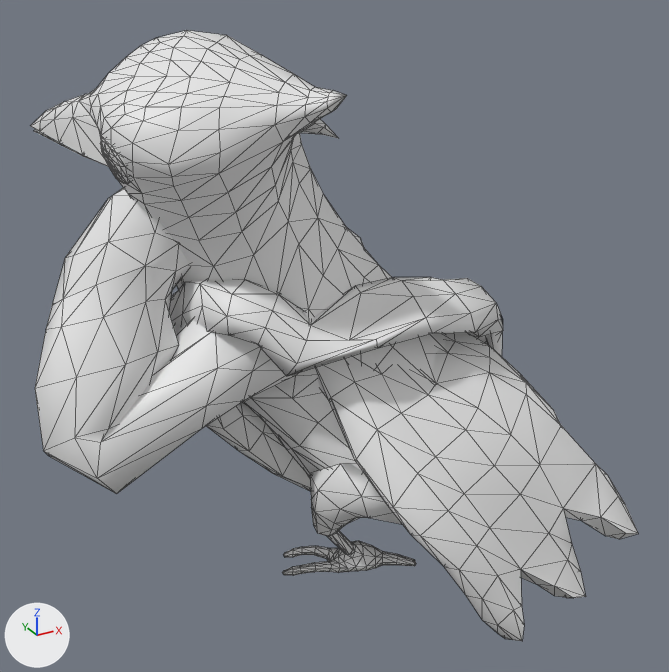
The FBX model ContentResources/Mesh/Animator/Hall_Crow_3/Hall_Crow_3_MESH.FBX: old version first, new version second.
One viewpoint serves both versions: a 50 mm camera at (-0.00705, -0.01124, 0.00941) aimed at (-0.00062, 0.00045, 0.00357). The axes (+X, +Y, +Z) are drawn at lower left. The lights are the same throughout. Mesh edges are drawn as thin lines. Materials are left out; every surface is plain grey. Where no turn or scale is listed for an object, it has been applied to the vertices. Vertices at the same position are counted once.

The first picture shows 'Hall_Crow_3_Stretch'.
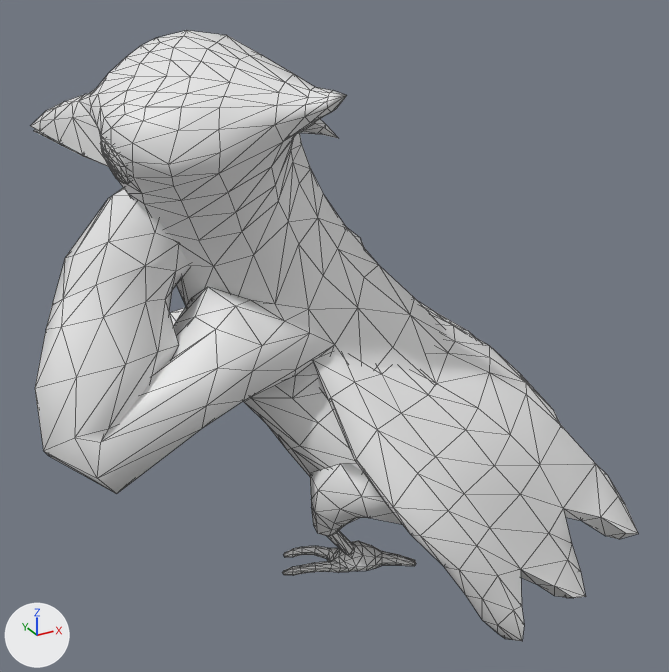
The newer file is also rescaled (x100.0) as a whole; pictures and numbers use the older file's frame.

The change, as a diff of the scene's bpy script:
```diff
--- a/ContentResources/Mesh/Animator/Hall_Crow_3/Hall_Crow_3_MESH.FBX.py
+++ b/ContentResources/Mesh/Animator/Hall_Crow_3/Hall_Crow_3_MESH.FBX.py
@@ me_hall_crow_3_stretch @@
 me_hall_crow_3_stretch.from_pydata(...)  # 1498 vertices, 2951 faces; spans x -0.00528..0.00384, y -0.00327..0.00469, z -0.0002..0.00818
 # used by ob_hall_crow_3_stretch; location = (0.0, 0.0, 0.0)
+# me_hall_crow_3_stretch part 1: the loose piece of 176 vertices spanning x -0.0032..0.00237, y -0.0014..0.00153, z 0.00061..0.00501 is deleted
```

Changed parts and their boxes [x1, y1, x2, y2] in the pictures (669 x 672 px):
part 1 of me_hall_crow_3_stretch, deleted: before [169, 277, 503, 491]
